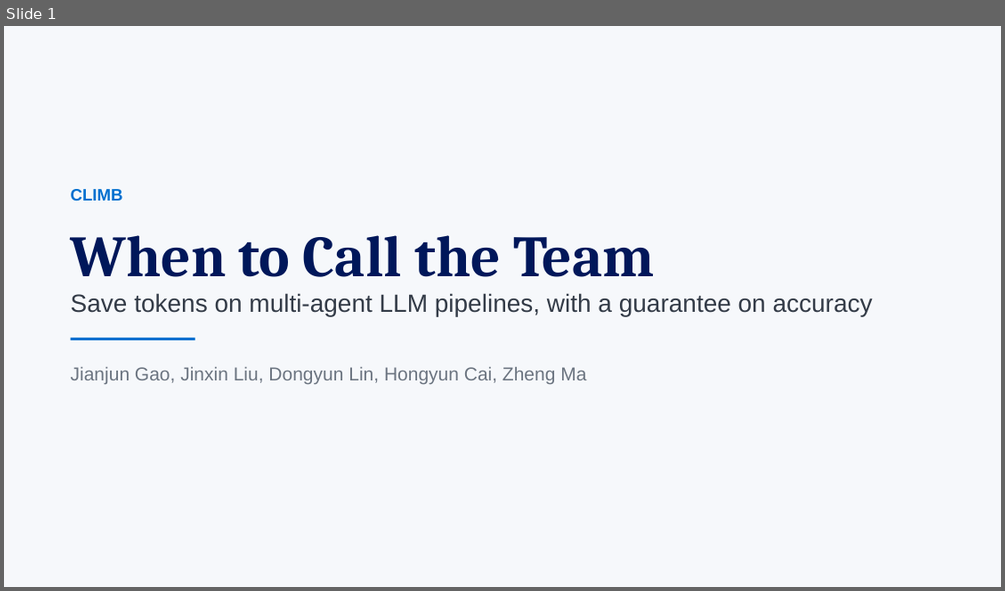
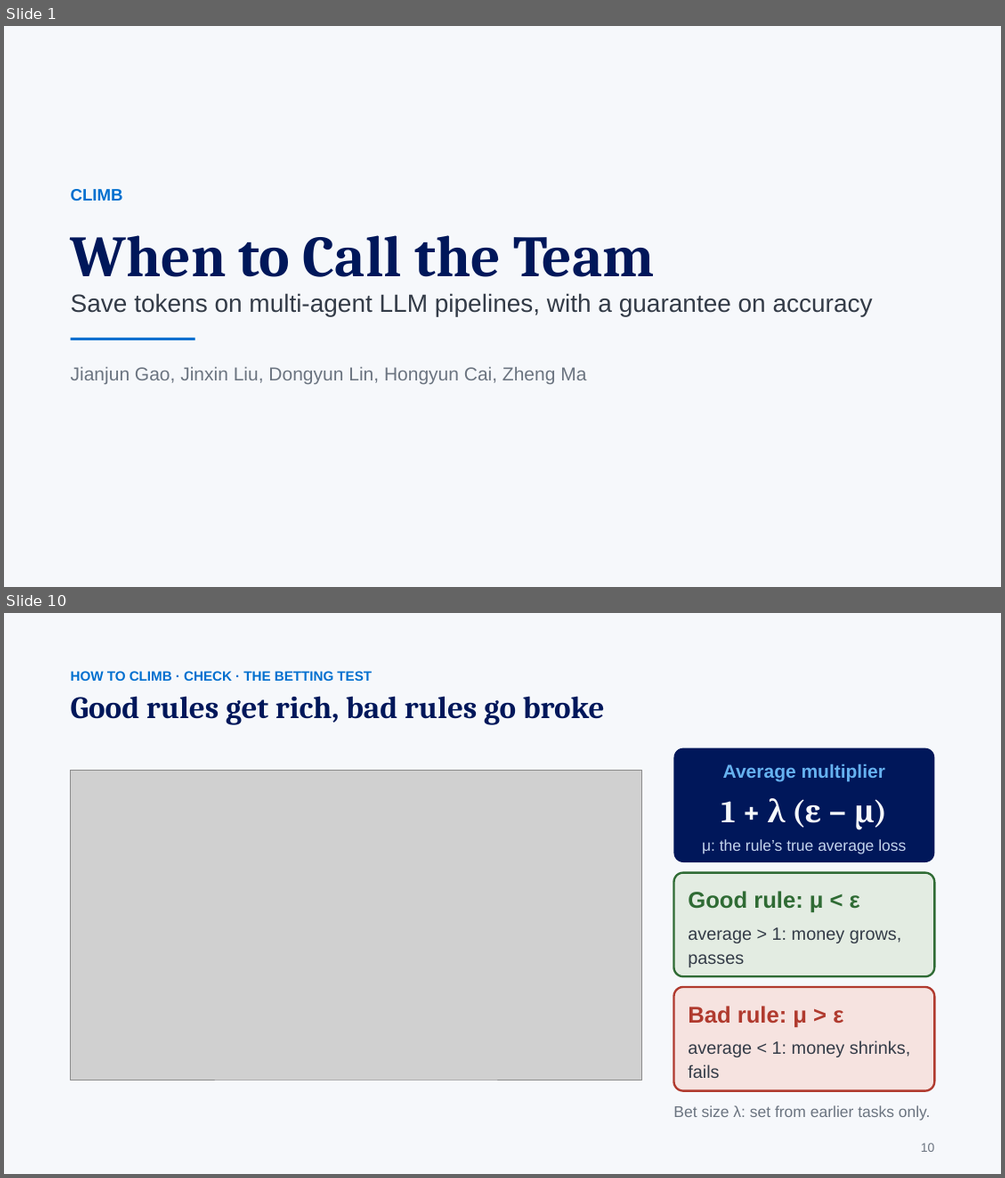
Before and after one commit to gaoj21/tokenbank, a slide deck: slides/CLIMB_talk.pptx. Shown one above the other, each under a label of ours: slide 1 before the commit, slides 1 and 10 after it; the slides between them are not shown. The pictures are 1005x591 and 1005x1178 pixels, drawn with LibreOffice and Linux fonts; fonts in the diff are those of the drawing; grey boxes stand for pictures. Boxes give left, top, right and bottom in pixels: in the first picture for what was removed or moved away, otherwise in the second. Text is boxed around its words. In the diff, an @@ line names an element or a change of style, - is before the commit and + after.

```diff
--- a/slides/CLIMB_talk.pptx
+++ b/slides/CLIMB_talk.pptx
@@ slide 10 added at (x1=4, y1=613, x2=1001, y2=1174), background #F6F8FB @@
@@ text added at (x1=71, y1=671, x2=372, y2=681), 13 pt, text #006FCF, bold @@
+HOW TO CLIMB · CHECK · THE BETTING TEST
@@ text added at (x1=71, y1=696, x2=605, y2=725), 30 pt, text #00175A, bold @@
+Good rules get rich, bad rules go broke
@@ picture added at (x1=71, y1=770, x2=642, y2=1078) @@
@@ rounded rectangle added at (x1=674, y1=748, x2=935, y2=863), fill #00175A, 15 pt, text #C3D3EC @@
+Average multiplier
+1 + λ (ε − μ)
+μ: the rule’s true average loss
@@ rounded rectangle added at (x1=674, y1=873, x2=935, y2=976), fill #E3ECE2, outline #2F6B34 2 pt, 17 pt, text #333B47 @@
+Good rule: μ < ε
+average > 1: money grows, passes
@@ rounded rectangle added at (x1=674, y1=987, x2=935, y2=1091), fill #F6E3E0, outline #B03A2E 2 pt, 17 pt, text #333B47 @@
+Bad rule: μ > ε
+average < 1: money shrinks, fails
@@ text added at (x1=673, y1=1105, x2=930, y2=1120), 15 pt, text #6B7480 @@
+Bet size λ: set from earlier tasks only.
@@ text added at (x1=921, y1=1143, x2=935, y2=1151), 12 pt, text #6B7480 @@
+10
```
Also in this commit, not shown: 19 slides changed, 5 other slides added, 1 slide removed, 3 other files.
